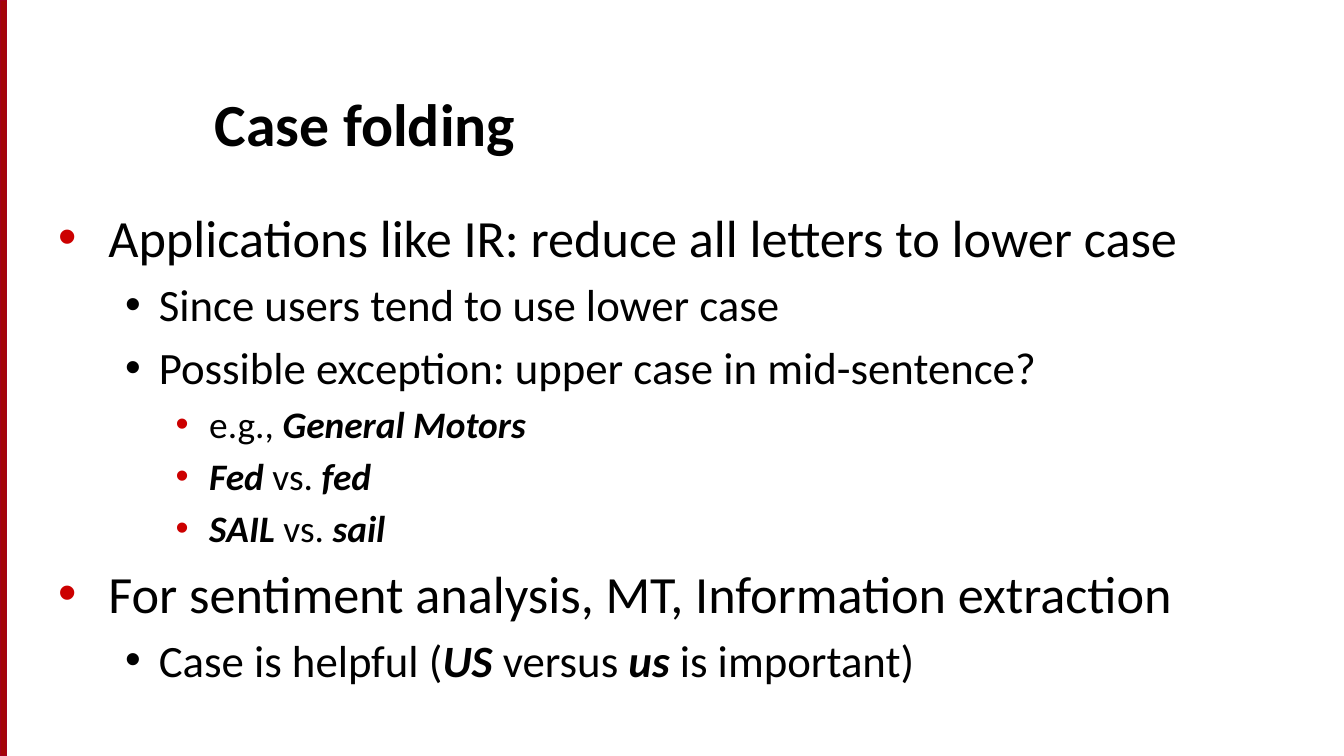
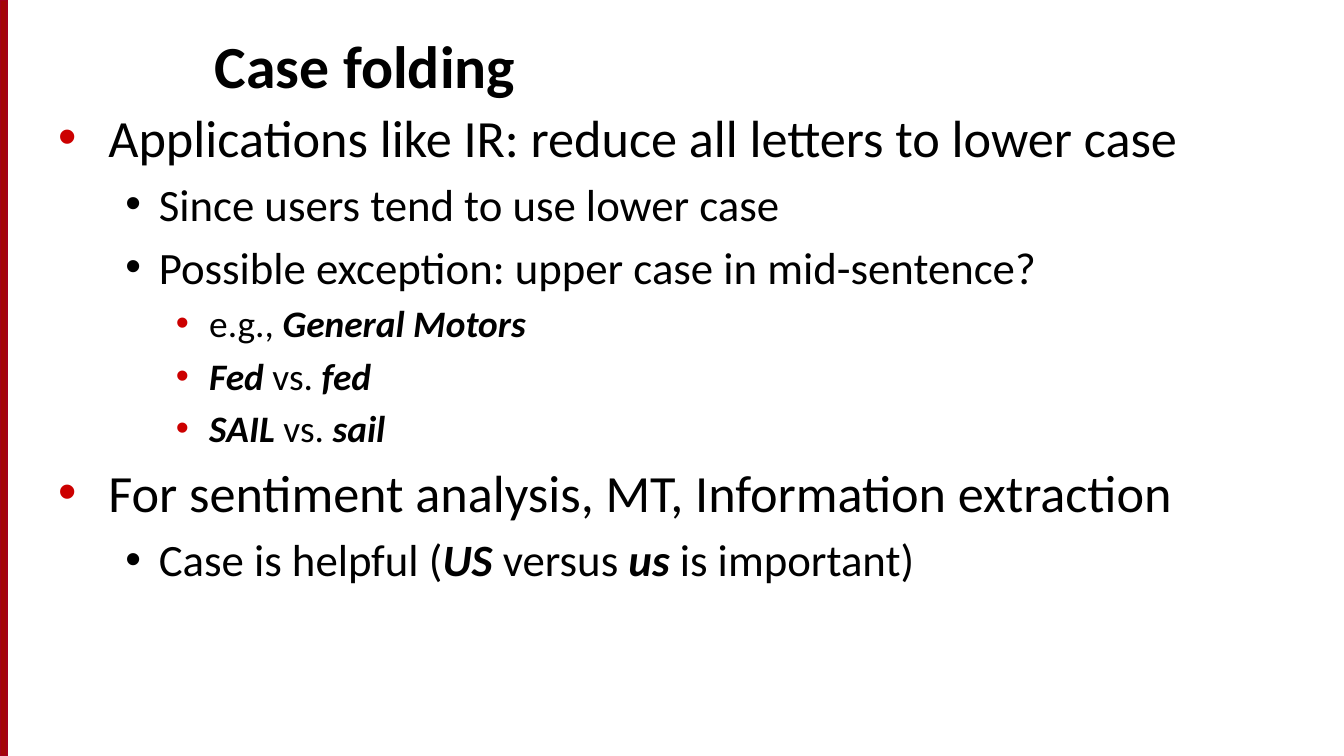
Before and after one commit to motazsaad/NLP-ICTS6361, a slide deck: slide 31 of textbooks/Speech and Language Processing/chapters/2_TextProc.pptx. Drawn at 1344x756 pixels with LibreOffice and Linux fonts; fonts in the diff are those of the drawing. Boxes give left, top, right and bottom in pixels: in the first picture for what was removed or moved away, otherwise in the second. Text is boxed around its words. In the diff, an @@ line names an element or a change of style, - is before the commit and + after.

```diff
--- a/textbooks/Speech and Language Processing/chapters/2_TextProc.pptx
+++ b/textbooks/Speech and Language Processing/chapters/2_TextProc.pptx
@@ text "Case folding": place and size @@
-text "Case folding" at (215, 104, 515, 156)
+text "Case folding" at (215, 46, 515, 98)
@@ text "Applications like IR: reduce all ...": place and size @@
-text "Applications like IR: reduce all ..." at (108, 220, 1177, 685)
+text "Applications like IR: reduce all ..." at (108, 120, 1177, 584)
```
Also in this commit, not shown: 18 other slides changed.
